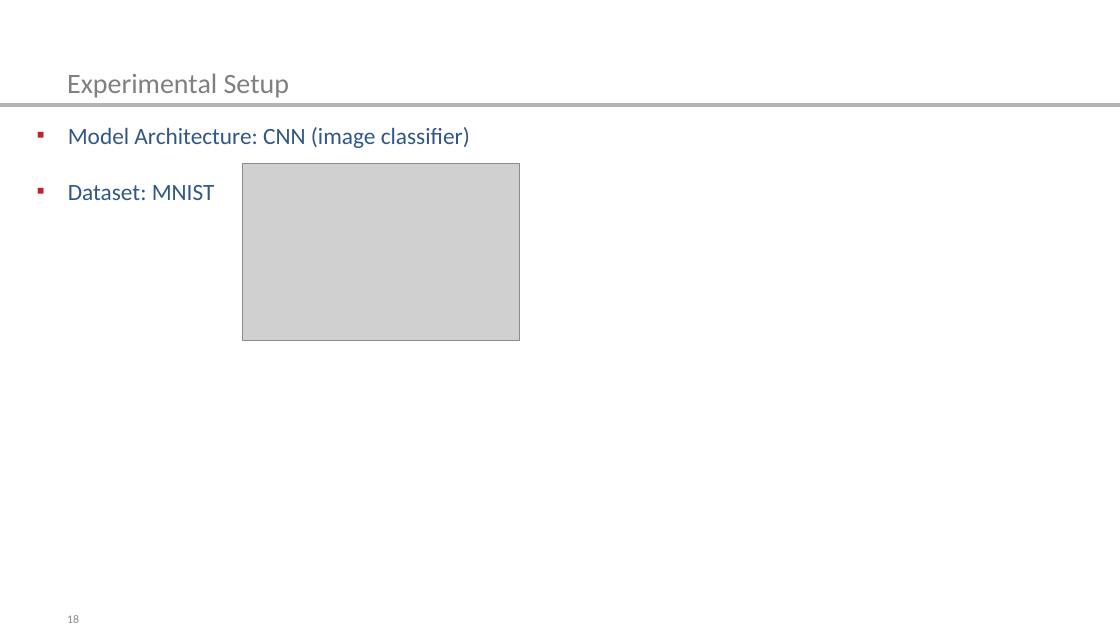
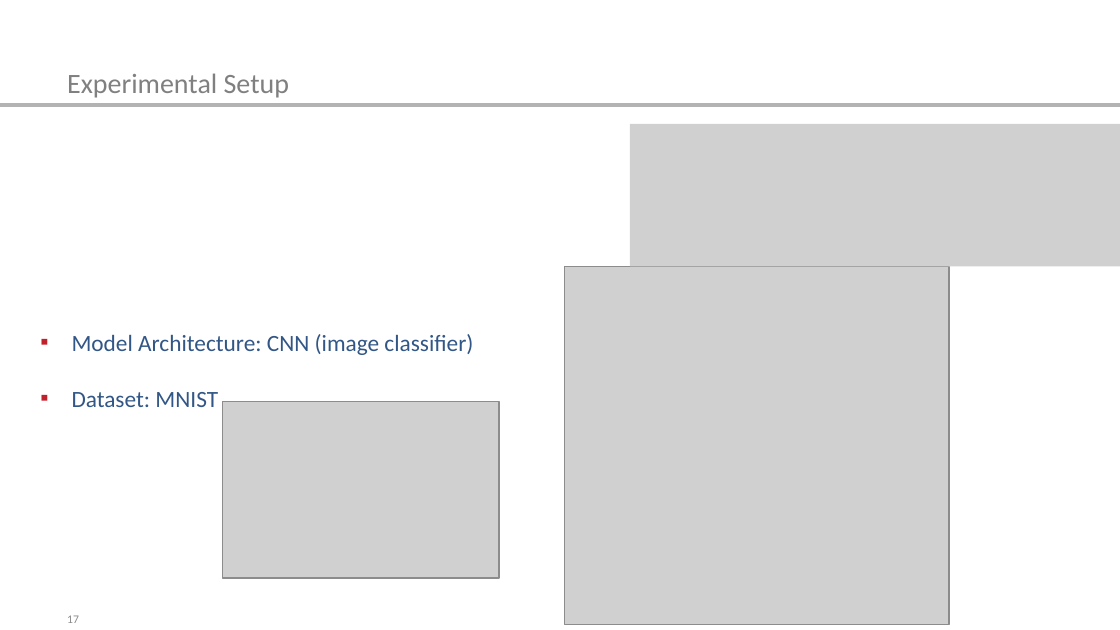
Before and after one commit to r-jschnoor/DPaDS, a slide deck: slide 17 of latex/final_presentation/DPaDS_final.pptx (slide 18 before the commit). Drawn at 1120x630 pixels with LibreOffice and Linux fonts; fonts in the diff are those of the drawing; grey boxes stand for pictures. Boxes give left, top, right and bottom in pixels: in the first picture for what was removed or moved away, otherwise in the second. Text is boxed around its words. In the diff, an @@ line names an element or a change of style, - is before the commit and + after.

```diff
--- a/latex/final_presentation/DPaDS_final.pptx
+++ b/latex/final_presentation/DPaDS_final.pptx
@@ picture added at (631,124,1120,267) @@
@@ picture added at (564,267,949,625) @@
@@ text "Model Architecture: CNN (image classifier)": place and size @@
-text "Model Architecture: CNN (image classifier)" at (68,127,470,200)
+text "Model Architecture: CNN (image classifier)" at (72,334,473,407)
@@ picture: place and size @@
-picture at (243,164,520,339)
+picture at (223,402,500,578)
@@ page number at (67,615,79,623): text changed @@
-18
+17
```
Also in this commit, not shown: 15 other slides changed, 7 slides added, 1 slide removed, 8 other files.
